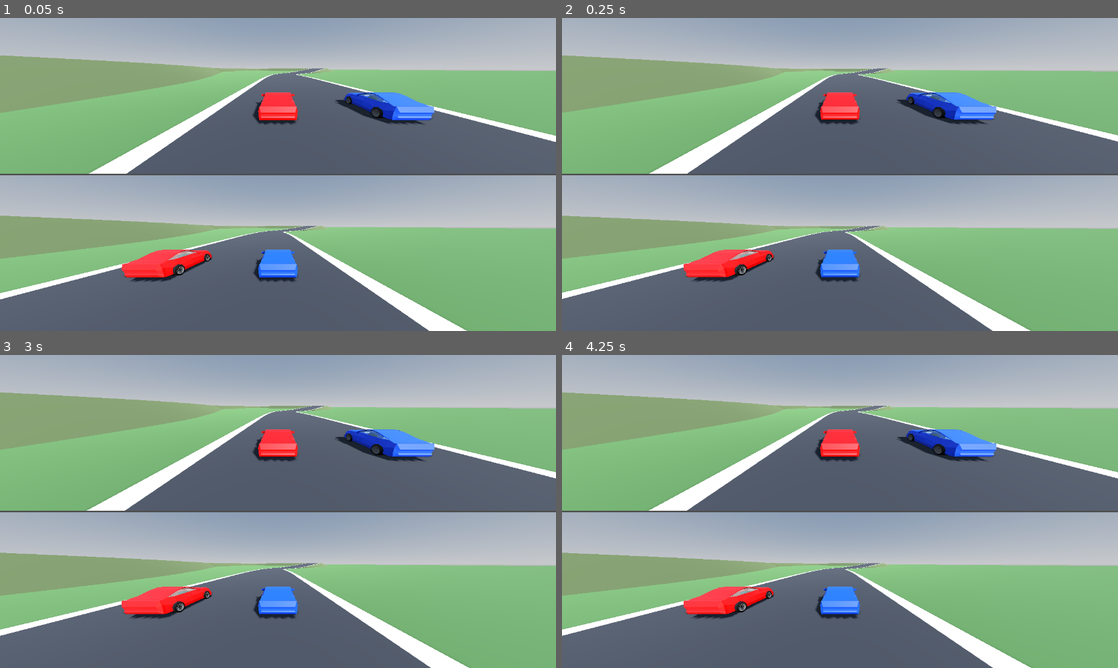
Above: before the commit, frames 1-4 (two rows, left to right).
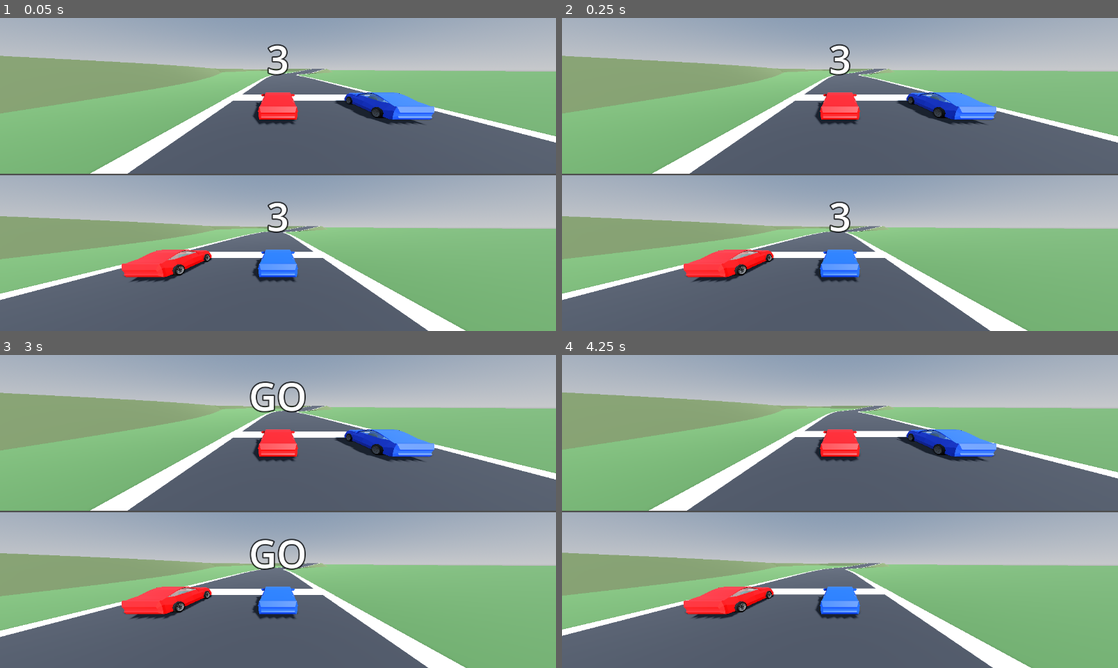
Above: after the commit, the same moments.

Repository: erte-del/2p-racing-game
Game: Godot game, scene res://scenes/main.tscn
Two runs of this game, one before a commit and one after it. Both use one fixed random seed, a clock stepped at 60 frames per second and the inputs below.
Inputs:
- Up to frame 1 (0.05 s): no input
- Up to frame 2 (0.25 s): no input
- Up to frame 3 (3 s): tap Enter at 1.25 s; tap Space at 2.75 s
- Up to frame 4 (4.25 s): no input

The runs differ from the first frame. In frame 1, 2.5% of the frame differs, in the area x 0-100%, y 8-100%; in frame 2, 2.4%; in frame 3, 2.9%; in frame 4, 0.6%.

Commit message:
Add a start line and a countdown over the preview pause
The start is a plain white band at Track.start_offset(), with the grid
placed behind it, so the cars always sit where the line says. It is left
unchequered so it cannot be mistaken for the finish on a new course. Both
bands now share one painter.

The countdown fills the three second preview instead of adding to it, and
runs for the opening course as well as every later one. It shows in both
halves of the screen, above the cars rather than over them, and the cars
are released exactly on GO.

Each countdown carries a run number, because the timer that clears GO
could otherwise fire during the next countdown and blank it. That needed
a course to be finished within go_seconds of starting, which a test hit
immediately and normal play would not.

Co-Authored-By: Claude Opus 5 <noreply@anthropic.com>

Diff:
--- a/scenes/main.tscn
+++ b/scenes/main.tscn
@@ -99,3 +99,44 @@
 
 [node name="Camera" type="Camera3D" parent="Split/BottomView/SubViewport" unique_id=60247963]
 script = ExtResource("3_cam")
+
+[node name="Countdown" type="VBoxContainer" parent="."]
+anchors_preset = 15
+anchor_right = 1.0
+anchor_bottom = 1.0
+grow_horizontal = 2
+grow_vertical = 2
+mouse_filter = 2
+theme_override_constants/separation = 4
+
+[node name="Top" type="MarginContainer" parent="Countdown"]
+layout_mode = 2
+size_flags_vertical = 3
+mouse_filter = 2
+theme_override_constants/margin_bottom = 170
+
+[node name="Label" type="Label" parent="Countdown/Top"]
+layout_mode = 2
+mouse_filter = 2
+theme_override_colors/font_color = Color(1, 1, 1, 1)
+theme_override_colors/font_outline_color = Color(0, 0, 0, 0.75)
+theme_override_constants/outline_size = 12
+theme_override_font_sizes/font_size = 88
+horizontal_alignment = 1
+vertical_alignment = 1
+
+[node name="Bottom" type="MarginContainer" parent="Countdown"]
+layout_mode = 2
+size_flags_vertical = 3
+mouse_filter = 2
+theme_override_constants/margin_bottom = 170
+
+[node name="Label" type="Label" parent="Countdown/Bottom"]
+layout_mode = 2
+mouse_filter = 2
+theme_override_colors/font_color = Color(1, 1, 1, 1)
+theme_override_colors/font_outline_color = Color(0, 0, 0, 0.75)
+theme_override_constants/outline_size = 12
+theme_override_font_sizes/font_size = 88
+horizontal_alignment = 1
+vertical_alignment = 1
--- a/scenes/track/track.tscn
+++ b/scenes/track/track.tscn
@@ -16,3 +16,5 @@
 [node name="Embankment" type="MeshInstance3D" parent="."]
 
 [node name="FinishLine" type="MeshInstance3D" parent="."]
+
+[node name="StartLine" type="MeshInstance3D" parent="."]
--- a/scripts/main.gd
+++ b/scripts/main.gd
@@ -27,12 +27,16 @@
 @onready var _arrow1: RivalArrow = $ArrowP1
 @onready var _arrow2: RivalArrow = $ArrowP2
 @onready var _track: Track = $Track
+@onready var _counts: Array[Label] = [
+	$Countdown/Top/Label, $Countdown/Bottom/Label,
+]
 
 @export_group("Starting grid")
 ## Sideways offset from the centreline, in metres.
 @export var grid_spread := 3.6
-## How far past the start line the cars are placed.
-@export var grid_offset := 10.0
+## How far behind the painted start line the cars sit, in metres. The line
+## itself is owned by the track, so the two cannot drift apart.
+@export var grid_setback := 4.0
 ## Ride height above the road surface at the spawn point.
 @export var grid_clearance := 0.05
 
@@ -40,14 +44,19 @@
 ## Seed for the first course. Zero picks a random one each run.
 @export var starting_seed := 0
 ## How long the cars are held still after a new course appears, so the players
-## can look at what they are about to drive.
+## can look at what they are about to drive. The countdown fills this time.
 @export var preview_seconds := 3.0
+## How long "GO" stays up after the cars are released.
+@export var go_seconds := 0.7
 ## A car further than this from the centreline is not really on the course, so
 ## it cannot trip the finish line from somewhere out in the scenery.
 @export var finish_corridor := 25.0
 
 var _cars: Array[Car] = []
 var _racing := false
+## Bumped for every countdown, so a timer left over from the previous one
+## cannot wipe the text of the current one.
+var _countdown_run := 0
 
 
 func _ready() -> void:
@@ -67,7 +76,8 @@
 	_camera1.cull_mask = ALL_LAYERS & ~_bit(LAYER_P2_ONLY)
 	_camera2.cull_mask = ALL_LAYERS & ~_bit(LAYER_P1_ONLY)
 
-	_racing = true
+	# The first course gets the same countdown as every later one.
+	_start_after_countdown()
 
 
 func _physics_process(_delta: float) -> void:
@@ -126,20 +136,50 @@
 		car.reset_motion()
 
 	_new_course(randi())
-
-	await get_tree().create_timer(preview_seconds).timeout
-
+	_start_after_countdown()
+
+
+## Hold the cars while the countdown runs, then let them go. The countdown
+## fills the preview pause rather than adding to it, so the players spend that
+## time reading the new course instead of waiting blind.
+func _start_after_countdown() -> void:
+	_countdown_run += 1
+	var run := _countdown_run
+	for car in _cars:
+		car.frozen = true
+		car.reset_motion()
+
+	var steps: int = maxi(1, int(round(preview_seconds)))
+	var each := preview_seconds / float(steps)
+	for remaining in range(steps, 0, -1):
+		_show_count(str(remaining))
+		await get_tree().create_timer(each).timeout
+
+	_show_count("GO")
 	for car in _cars:
 		car.frozen = false
 	_racing = true
+
+	await get_tree().create_timer(go_seconds).timeout
+	# Only clear if another countdown has not started in the meantime.
+	if run == _countdown_run:
+		_show_count("")
+
+
+## The same text in both halves of the screen, since each player needs to see
+## it in their own view.
+func _show_count(text: String) -> void:
+	for label in _counts:
+		label.text = text
 
 
 ## Line the cars up side by side on the start line, facing down the course.
 ## Deriving the grid from the curve means it keeps working for every course.
 func _place_on_grid() -> void:
 	var curve := _track.curve()
-	var here := _to_world(curve.sample_baked(grid_offset))
-	var ahead := _to_world(curve.sample_baked(grid_offset + 1.0))
+	var at: float = maxf(_track.start_offset() - grid_setback, 0.0)
+	var here := _to_world(curve.sample_baked(at))
+	var ahead := _to_world(curve.sample_baked(at + 1.0))
 
 	var forward := ahead - here
 	forward.y = 0.0
@@ -150,7 +190,7 @@
 	var across := forward.cross(Vector3.UP)
 
 	# Keep the grid on the road even if the course opens narrow.
-	var room: float = maxf(_track.half_width_at(grid_offset) - 1.6, 0.5)
+	var room: float = maxf(_track.half_width_at(at) - 1.6, 0.5)
 	var side: float = minf(grid_spread, room)
 
 	for i in _cars.size():
--- a/scripts/track.gd
+++ b/scripts/track.gd
@@ -20,6 +20,12 @@
 @export var kerb_width := 1.1
 ## Height of the start of the course above the ground plane.
 @export var road_height := 0.06
+
+@export_group("Start line")
+## Where the start line is painted, as a distance along the course. The grid
+## is placed just behind it, so the cars always sit where the line says.
+@export var start_line_at := 14.0
+@export var start_depth := 2.5        ## metres of paint along the course
 
 @export_group("Finish line")
 ## How far before the very end of the course the finish line sits. The race
@@ -55,6 +61,7 @@
 @onready var _road_shape: CollisionShape3D = $RoadBody/Shape
 @onready var _embankment: MeshInstance3D = $Embankment
 @onready var _finish: MeshInstance3D = $FinishLine
+@onready var _start: MeshInstance3D = $StartLine
 
 var _layout: TrackLayout
 ## Cross-sections of the finished road.
@@ -66,6 +73,7 @@
 var _kerb: StandardMaterial3D
 var _earth: StandardMaterial3D
 var _chequer: StandardMaterial3D
+var _paint: StandardMaterial3D
 
 
 func _ready() -> void:
@@ -142,6 +150,7 @@
 	_build_road()
 	_build_embankment()
 	_build_finish_line()
+	_build_start_line()
 	regenerated.emit()
 
 
@@ -243,19 +252,43 @@
 	return maxf(length() - finish_setback, 0.0)
 
 
+## Where the start line is painted. The grid sits just behind it.
+func start_offset() -> float:
+	return minf(start_line_at, length())
+
+
 ## Paint a chequered band across the road at the finish, so the players can
 ## see where the race ends rather than having to guess from the road running
 ## out. It is drawn at finish_offset(), the same place the race checks.
 func _build_finish_line() -> void:
+	_paint_band(_finish, finish_offset(), finish_depth, _chequer, true)
+
+
+## A plain band at the start. Kept visually distinct from the chequered
+## finish so the two are never mistaken for each other on a new course.
+func _build_start_line() -> void:
+	_paint_band(_start, start_offset(), start_depth, _paint, false)
+
+
+## Lay a band of paint across the full width of the road, following its
+## curvature, lifted clear of the asphalt so the two do not z-fight.
+func _paint_band(
+	target: MeshInstance3D, offset: float, depth: float,
+	material: StandardMaterial3D, chequered: bool
+) -> void:
 	var count := _points.size()
 	if count < 2:
-		_finish.mesh = null
+		target.mesh = null
 		return
 
-	var first := clampi(int(finish_offset() / sample_step), 0, count - 2)
-	var rows: int = maxi(1, int(round(finish_depth / sample_step)))
+	var first := clampi(int(offset / sample_step), 0, count - 2)
+	var rows: int = maxi(1, int(round(depth / sample_step)))
 	var last: int = mini(first + rows, count - 1)
-
+	if last <= first:
+		target.mesh = null
+		return
+
+	var columns := finish_columns if chequered else 1
 	var st := SurfaceTool.new()
 	st.begin(Mesh.PRIMITIVE_TRIANGLES)
 	for i in range(first, last):
@@ -264,20 +297,23 @@
 		var pb := _points[j] + Vector3.UP * finish_lift
 		var ra := _rights[i] * (_half_widths[i] + kerb_width)
 		var rb := _rights[j] * (_half_widths[j] + kerb_width)
-		for c in finish_columns:
+		for c in columns:
 			# -1 at the left edge of the road, +1 at the right.
-			var t0 := float(c) / float(finish_columns) * 2.0 - 1.0
-			var t1 := float(c + 1) / float(finish_columns) * 2.0 - 1.0
-			var dark := ((i - first) + c) % 2 == 0
-			st.set_color(Color(0.05, 0.05, 0.06) if dark else Color(0.95, 0.95, 0.95))
+			var t0 := float(c) / float(columns) * 2.0 - 1.0
+			var t1 := float(c + 1) / float(columns) * 2.0 - 1.0
+			if chequered:
+				var dark := ((i - first) + c) % 2 == 0
+				st.set_color(Color(0.05, 0.05, 0.06) if dark else Color(0.95, 0.95, 0.95))
+			else:
+				st.set_color(Color(0.95, 0.95, 0.95))
 			st.set_normal(Vector3.UP)
 			# Same clockwise-from-above winding as the road itself.
 			for v in [pa + ra * t0, pb + rb * t1, pa + ra * t1,
 					pa + ra * t0, pb + rb * t0, pb + rb * t1]:
 				st.add_vertex(v)
 
-	_finish.mesh = st.commit()
-	_finish.set_surface_override_material(0, _chequer)
+	target.mesh = st.commit()
+	target.set_surface_override_material(0, material)
 
 
 ## Skirt the raised parts of the road down to the ground, so a climb reads as
@@ -341,3 +377,7 @@
 	_chequer = StandardMaterial3D.new()
 	_chequer.vertex_color_use_as_albedo = true
 	_chequer.roughness = 0.7
+
+	_paint = StandardMaterial3D.new()
+	_paint.vertex_color_use_as_albedo = true
+	_paint.roughness = 0.7
Not shown, changed: README.md
